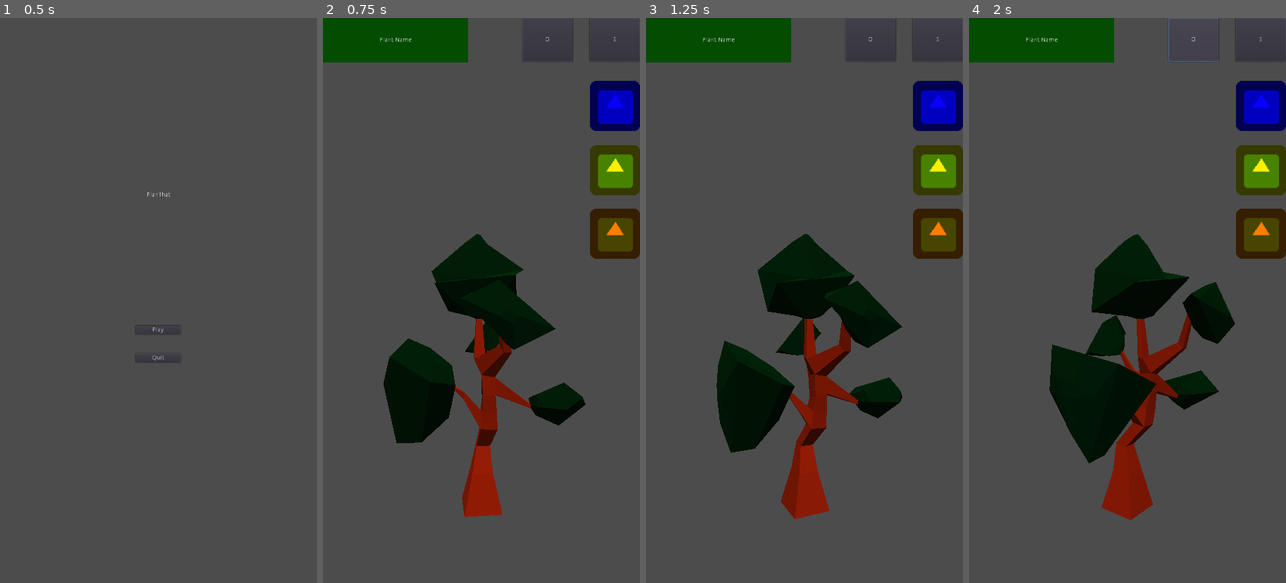
Above: before the commit, frames 1-4 (left to right).
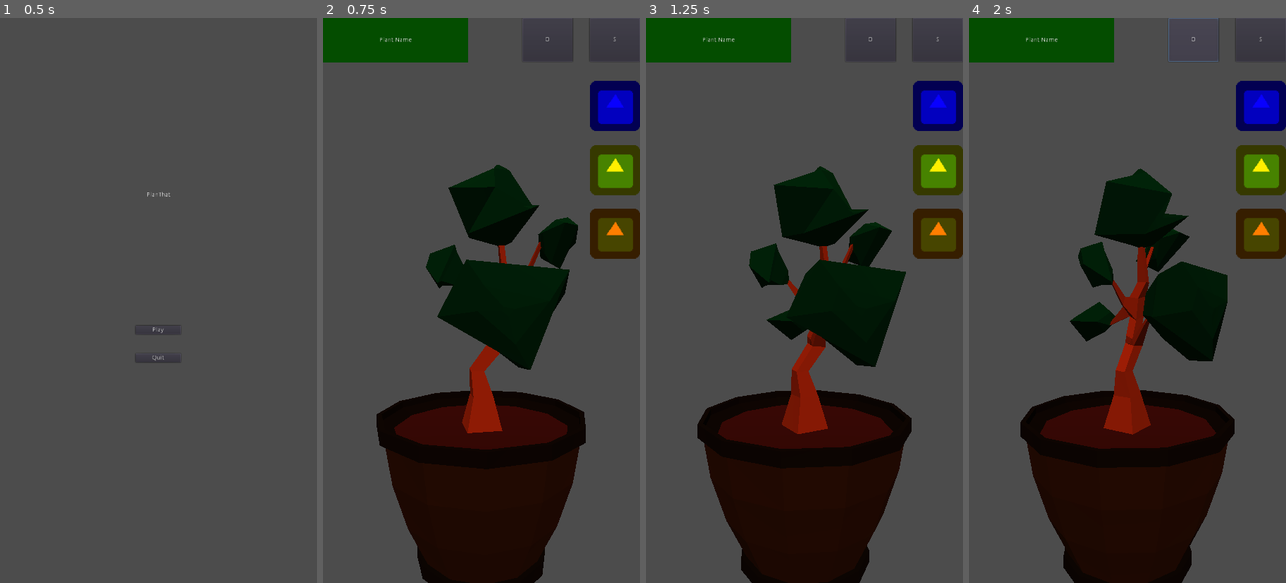
Above: after the commit, the same moments.

Repository: jonathan-santos/planthat
Game: Godot game, scene res://scenes/ui/main_menu.tscn
The game is run twice, just before and just after one commit, with the same random seed, the same clock (stepped at 60 frames per second) and the same inputs. The engine's default icon, where the game draws it, is replaced by a stand-in: a white triangle on a blue panel in a dark square.
Inputs:
- Up to frame 1 (0.5 s): no input
- Up to frame 2 (0.75 s): click "Play" at 0.5 s
- Up to frame 3 (1.25 s): no input
- Up to frame 4 (2 s): click "O" at 1.25 s

Frame 1 is identical in both runs. In frame 2, 25% of the frame differs, in the area x 16-83%, y 26-100%; in frame 3, 26%; in frame 4, 28%, in the area x 16-84%, y 26-100%.

Commit message:
Add vase basic_vase to scene plant

Diff:
--- a/scenes/main.tscn
+++ b/scenes/main.tscn
@@ -12,7 +12,7 @@
 [node name="Plant" parent="." instance=ExtResource( 1 )]
 
 [node name="Camera" type="Camera" parent="."]
-transform = Transform( 1, 0, 0, 0, 1, 0, 0, 0, 1, 0, 3.13305, 6.75156 )
+transform = Transform( 1, 0, 0, 0, 1, 0, 0, 0, 1, 0, 1.90936, 6.85387 )
 
 [node name="DirectionalLight" type="DirectionalLight" parent="."]
 transform = Transform( 1, 0, 0, 0, 0.707107, 0.707107, 0, -0.707107, 0.707107, 4.76837e-07, 10.2518, 7.20877 )
--- a/scenes/plant.tscn
+++ b/scenes/plant.tscn
@@ -1,12 +1,13 @@
-[gd_scene load_steps=5 format=2]
+[gd_scene load_steps=6 format=2]
 
+[ext_resource path="res://assets/3d_models/vases/basic_vase/basic_vase.obj" type="ArrayMesh" id=1]
 [ext_resource path="res://scripts/plant.gd" type="Script" id=2]
 [ext_resource path="res://assets/3d_models/plants/basic-plant/basic-plant.obj" type="ArrayMesh" id=3]
 
 [sub_resource type="Animation" id=1]
 resource_name = "die"
 tracks/0/type = "value"
-tracks/0/path = NodePath("PlantMesh:scale")
+tracks/0/path = NodePath("Mesh/PlantMesh:scale")
 tracks/0/interp = 1
 tracks/0/loop_wrap = true
 tracks/0/imported = false
@@ -22,28 +23,28 @@
 length = 10.0
 loop = true
 tracks/0/type = "value"
-tracks/0/path = NodePath("PlantMesh:rotation_degrees")
+tracks/0/path = NodePath("Mesh/PlantMesh:scale")
 tracks/0/interp = 1
 tracks/0/loop_wrap = true
 tracks/0/imported = false
 tracks/0/enabled = true
 tracks/0/keys = {
-"times": PoolRealArray( 0, 10 ),
-"transitions": PoolRealArray( 1, 1 ),
+"times": PoolRealArray( 0 ),
+"transitions": PoolRealArray( 1 ),
 "update": 0,
-"values": [ Vector3( 0, 0, 0 ), Vector3( 0, 360, 0 ) ]
+"values": [ Vector3( 1, 1, 1 ) ]
 }
 tracks/1/type = "value"
-tracks/1/path = NodePath("PlantMesh:scale")
+tracks/1/path = NodePath("Mesh:rotation_degrees")
 tracks/1/interp = 1
 tracks/1/loop_wrap = true
 tracks/1/imported = false
 tracks/1/enabled = true
 tracks/1/keys = {
-"times": PoolRealArray( 0 ),
-"transitions": PoolRealArray( 1 ),
+"times": PoolRealArray( 0, 10 ),
+"transitions": PoolRealArray( 1, 1 ),
 "update": 0,
-"values": [ Vector3( 1, 1, 1 ) ]
+"values": [ Vector3( 0, 0, 0 ), Vector3( 0, 360, 0 ) ]
 }
 
 [node name="Plant" type="Spatial"]
@@ -54,8 +55,18 @@
 anims/die = SubResource( 1 )
 anims/idle = SubResource( 2 )
 
-[node name="PlantMesh" type="MeshInstance" parent="."]
-transform = Transform( -0.986247, 0, 0.16528, 0, 1, 0, -0.16528, 0, -0.986247, 0, 0, 0 )
+[node name="Mesh" type="Spatial" parent="."]
+transform = Transform( 0.831634, 0, 0.555325, 0, 1, 0, -0.555325, 0, 0.831634, 0, -1.21872, 0 )
+
+[node name="PlantMesh" type="MeshInstance" parent="Mesh"]
+transform = Transform( -0.0865474, 0, 0.996248, 0, 1, 0, -0.996248, 0, -0.0865474, 0, 1.21872, 0 )
 mesh = ExtResource( 3 )
 material/0 = null
 material/1 = null
+
+[node name="VaseMesh" type="MeshInstance" parent="Mesh"]
+transform = Transform( 0.997094, 0, -0.0761901, 0, 1, 0, 0.0761901, 0, 0.997094, 0, 0, 0 )
+mesh = ExtResource( 1 )
+material/0 = null
+material/1 = null
+material/2 = null
Not shown, added: assets/3d_models/vases/basic_vase/basic_vase.obj.import
